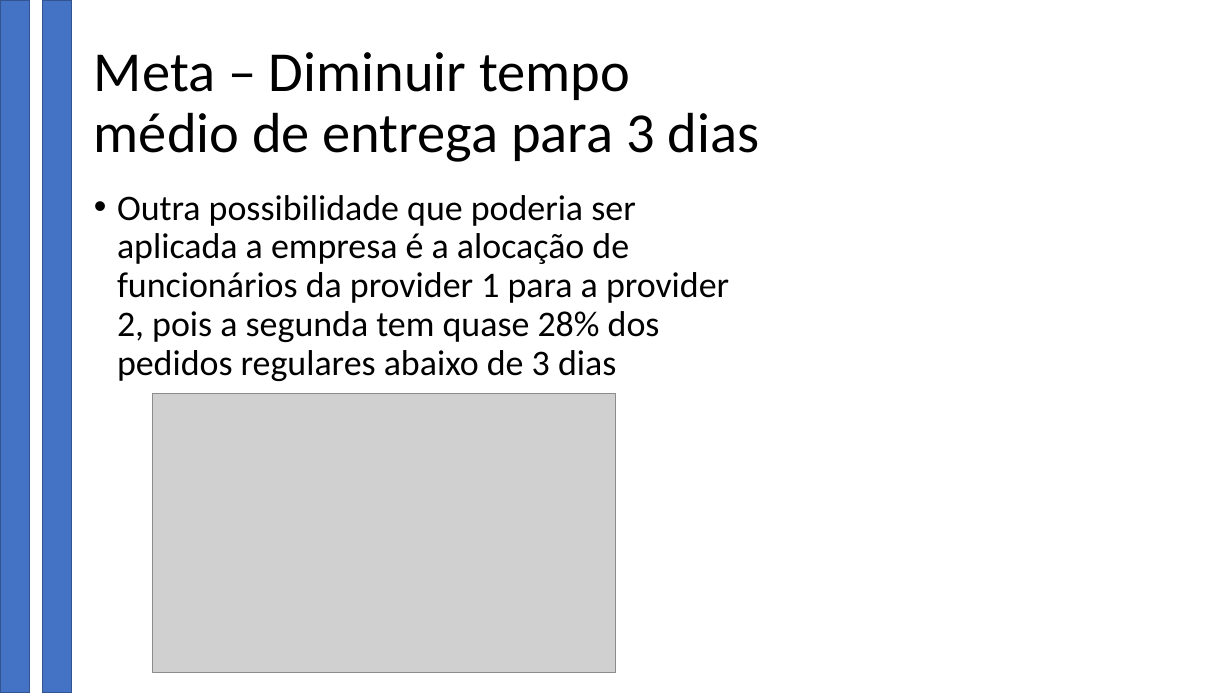
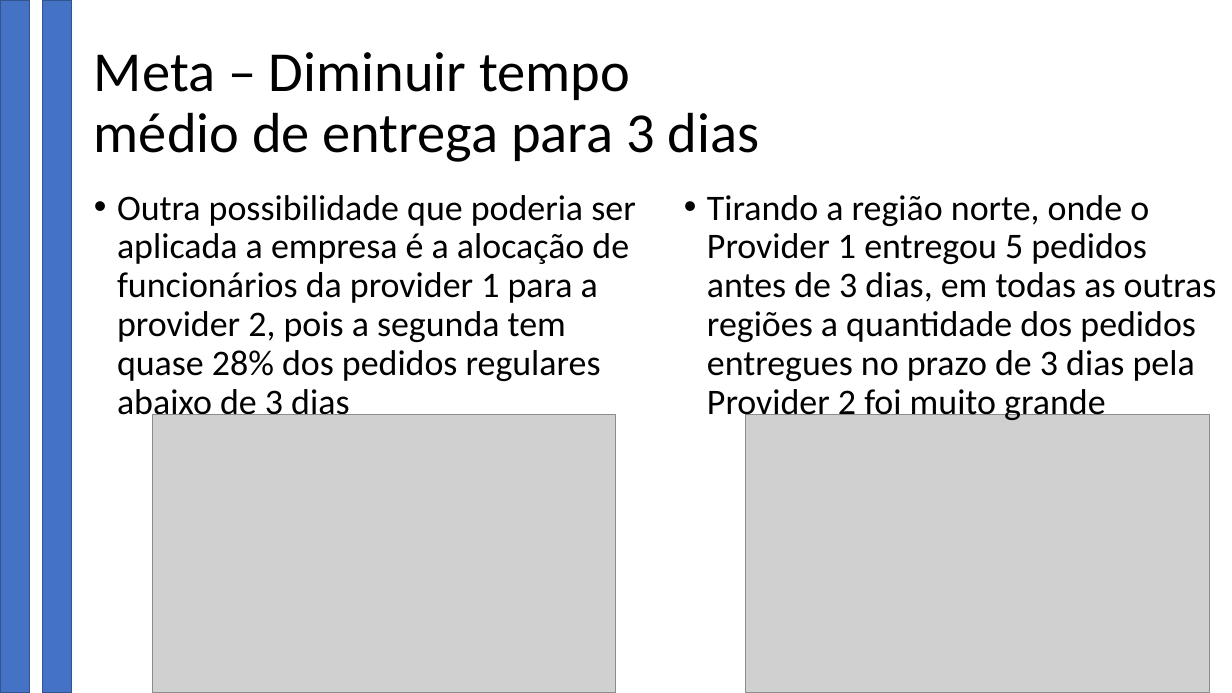
Before and after one commit to b4h14/Logistics-test, a slide deck: slide 12 of Apresentacao.pptx (slide 9 before the commit). Drawn at 1232x693 pixels with LibreOffice and Linux fonts; fonts in the diff are those of the drawing; grey boxes stand for pictures; background and template pictures are left out. Boxes give left, top, right and bottom in pixels: in the first picture for what was removed or moved away, otherwise in the second. Text is boxed around its words. In the diff, an @@ line names an element or a change of style, - is before the commit and + after.

```diff
--- a/Apresentacao.pptx
+++ b/Apresentacao.pptx
@@ text "Outra possibilidade que poderia ser ..." rewrapped from (117, 195, 729, 381) to (117, 195, 635, 423) @@
@@ text added at (707, 195, 1217, 423), 28 pt, text #000000 @@
+• Tirando a região norte, onde o Provider 1 entregou 5 pedidos antes de 3 dias, em todas as outras regiões a quantidade dos pedidos entregues no prazo de 3 dias pela Provider 2 foi muito grande
@@ picture: place and size @@
-picture at (152, 394, 616, 672)
+picture at (152, 415, 616, 693)
@@ picture added at (746, 415, 1209, 693) @@
```
Also in this commit, not shown: 4 other slides changed, 4 slides added.
